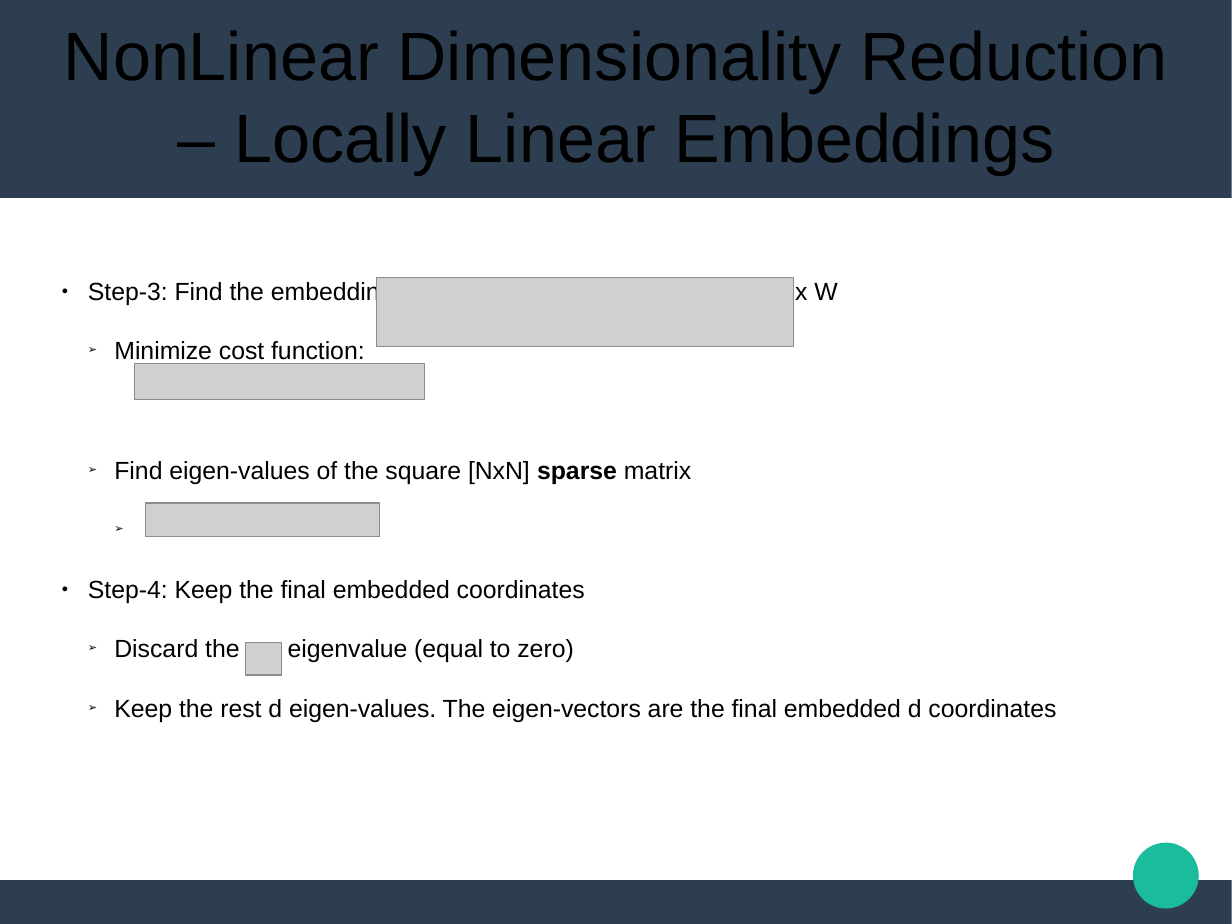
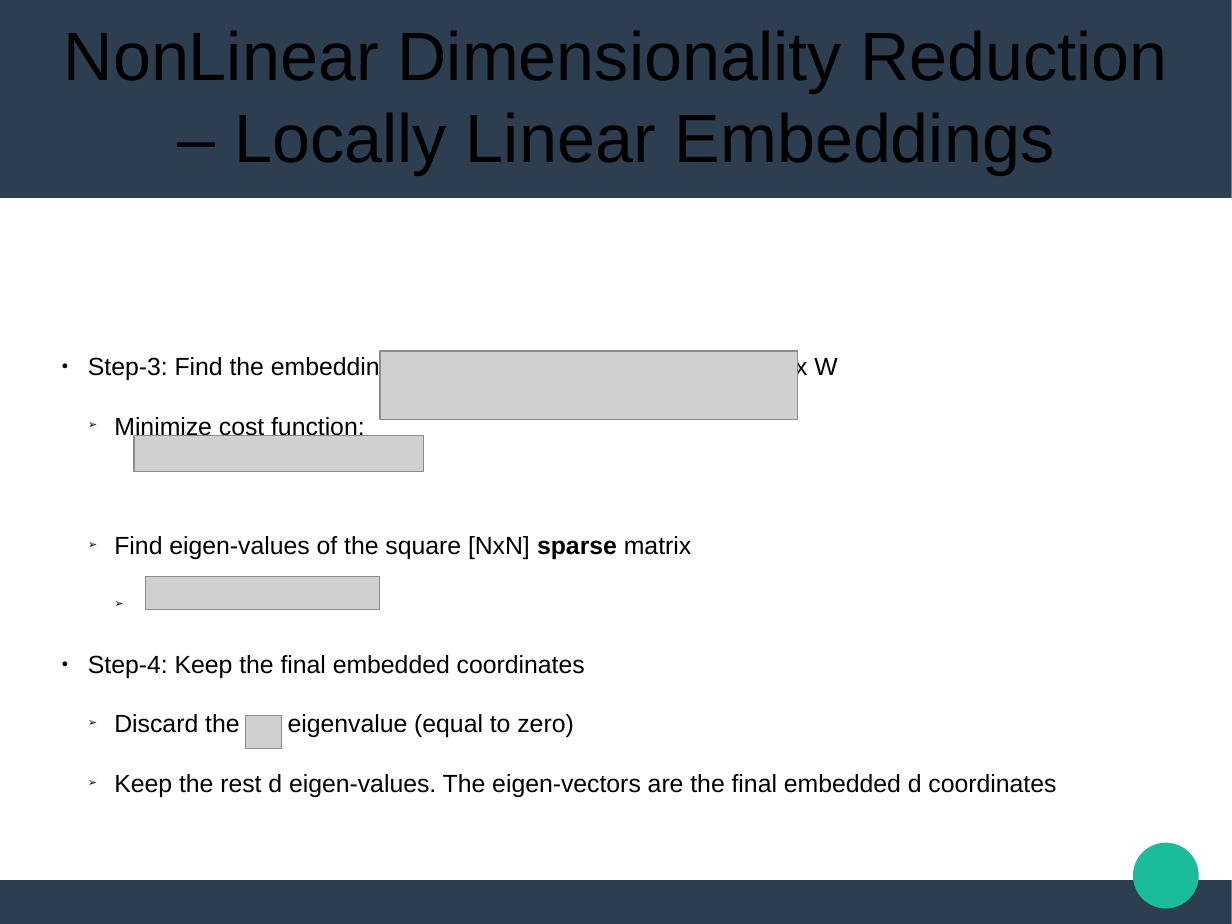
Before and after one commit to Katsileros/Dimensionality_Reduction, a slide deck: slide 6 of Diploma-Thesis-LaTeX/presentation/Presentation.odp. Drawn at 1232x924 pixels with LibreOffice and Linux fonts; fonts in the diff are those of the drawing; grey boxes stand for pictures. Boxes give left, top, right and bottom in pixels: in the first picture for what was removed or moved away, otherwise in the second. Text is boxed around its words. In the diff, an @@ line names an element or a change of style, - is before the commit and + after.

```diff
--- a/Diploma-Thesis-LaTeX/presentation/Presentation.odp
+++ b/Diploma-Thesis-LaTeX/presentation/Presentation.odp
@@ picture: place and size @@
-picture at (377, 277, 794, 347)
+picture at (380, 351, 797, 420)
@@ 2 pictures, 1 subtitle: place and size @@
-2 pictures, 1 subtitle at (88, 280, 1056, 722)
+2 pictures, 1 subtitle at (88, 355, 1056, 797)
@@ picture: place and size @@
-picture at (246, 643, 282, 675)
+picture at (246, 715, 282, 748)
```
Also in this commit, not shown: 3 other slides changed, 1 other file.
